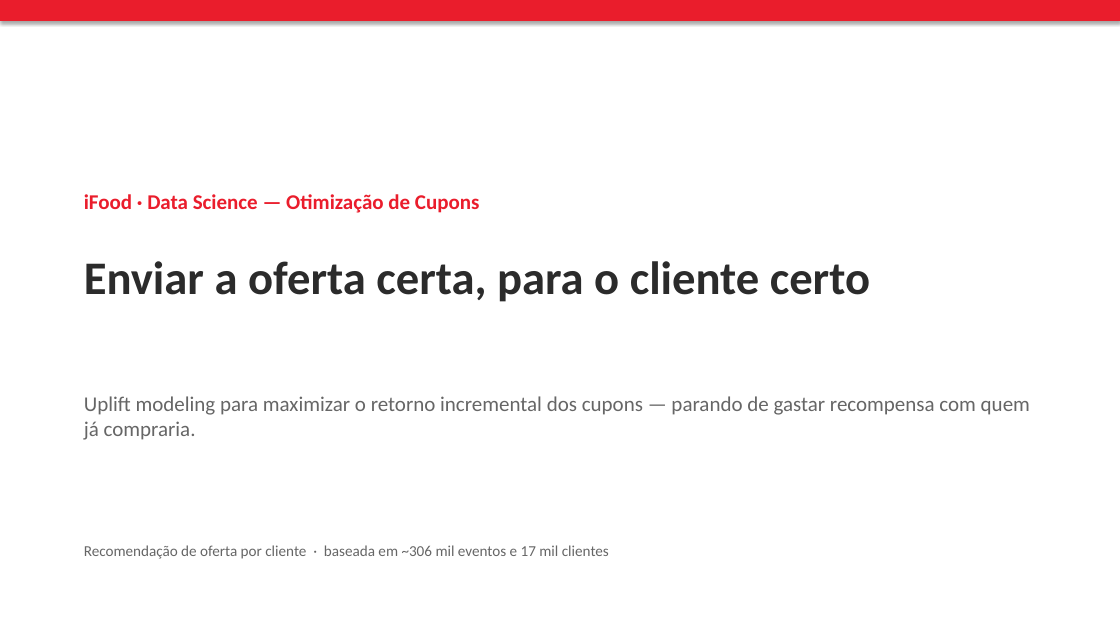
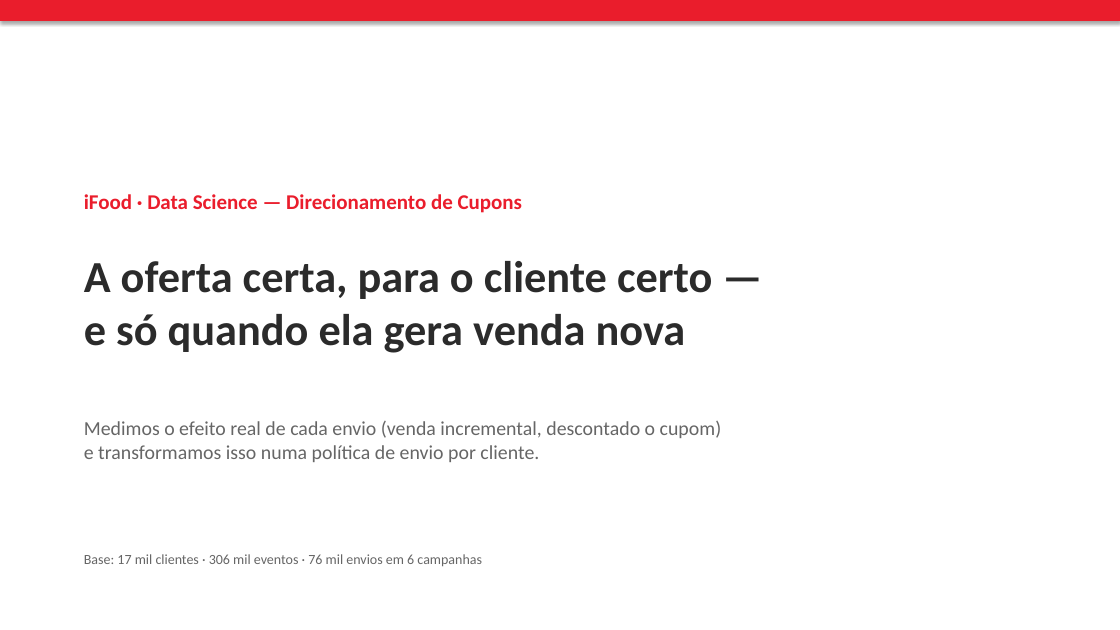
Before and after one commit to velosomn/ifood-case, a slide deck: slide 1 of presentation/ifood_case.pptx. Drawn at 1120x630 pixels with LibreOffice and Linux fonts; fonts in the diff are those of the drawing. Boxes give left, top, right and bottom in pixels: in the first picture for what was removed or moved away, otherwise in the second. Text is boxed around its words. In the diff, an @@ line names an element or a change of style, - is before the commit and + after.

```diff
--- a/presentation/ifood_case.pptx
+++ b/presentation/ifood_case.pptx
@@ text at [84, 194, 523, 213]: text changed @@
-iFood · Data Science — Otimização de Cupons
+iFood · Data Science — Direcionamento de Cupons
@@ text at [84, 261, 712, 353]: text changed; size 40 to 38 pt @@
-Enviar a oferta certa, para o cliente certo
+A oferta certa, para o cliente certo —
+e só quando ela gera venda nova
@@ text at [84, 421, 722, 462]: text changed; size 18 to 17 pt @@
-Uplift modeling para maximizar o retorno incremental dos cupons — parando de gastar recompensa com quem já compraria.
+Medimos o efeito real de cada envio (venda incremental, descontado o cupom)
+e transformamos isso numa política de envio por cliente.
@@ text at [84, 554, 482, 566]: text changed; size 13 to 12 pt @@
-Recomendação de oferta por cliente · baseada em ~306 mil eventos e 17 mil clientes
+Base: 17 mil clientes · 306 mil eventos · 76 mil envios em 6 campanhas
```
Also in this commit, not shown: 4 slides added, 4 slides removed, 9 other files.
